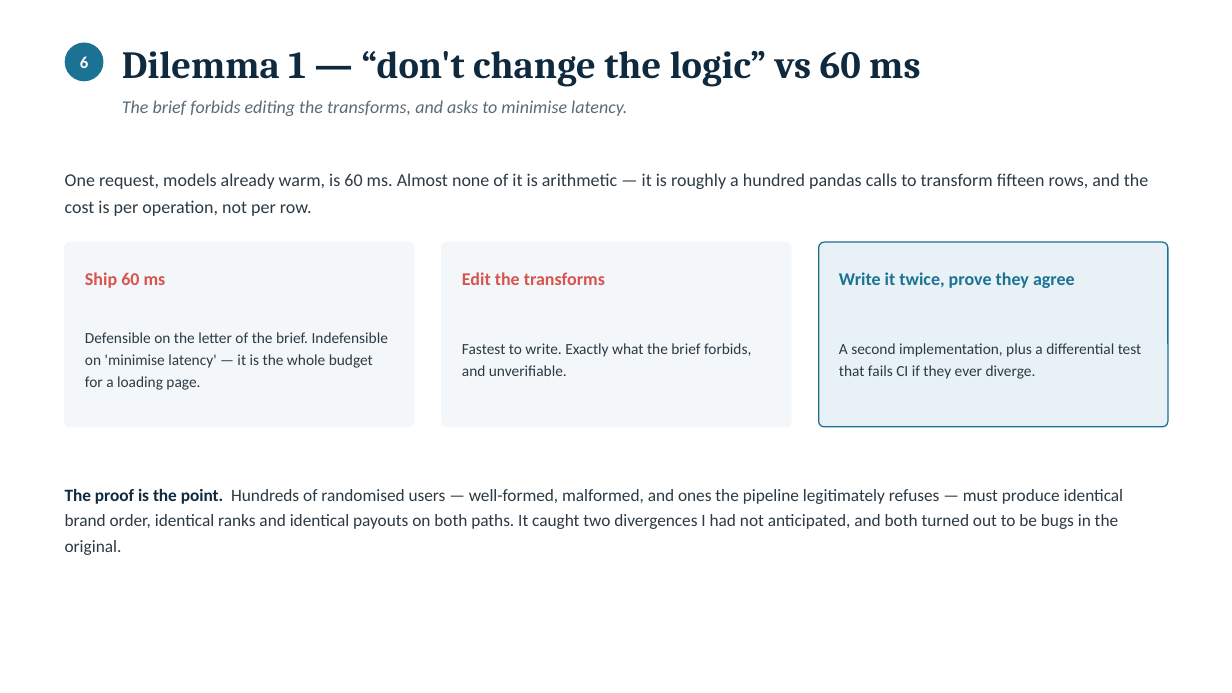
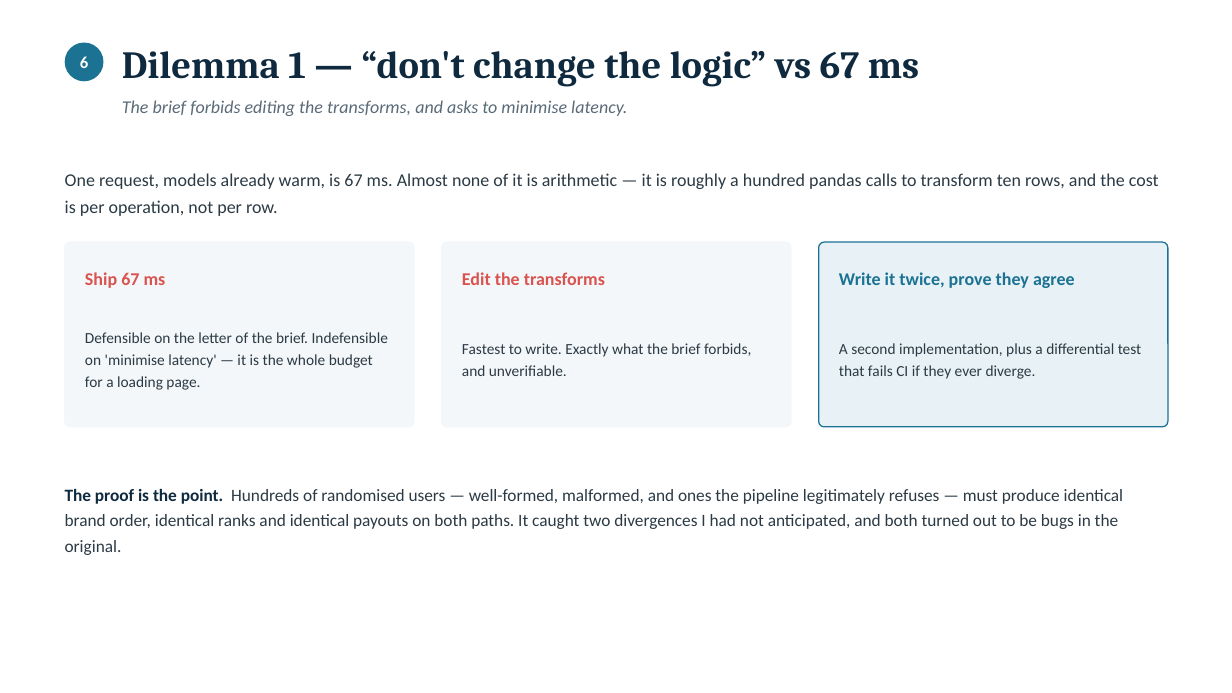
Before and after one commit to yonaoh10/Schemathics, a slide deck: slide 6 of docs/BL_ranking_part2.pptx. Drawn at 1232x693 pixels with LibreOffice and Linux fonts; fonts in the diff are those of the drawing. Boxes give left, top, right and bottom in pixels: in the first picture for what was removed or moved away, otherwise in the second. Text is boxed around its words. In the diff, an @@ line names an element or a change of style, - is before the commit and + after.

```diff
--- a/docs/BL_ranking_part2.pptx
+++ b/docs/BL_ranking_part2.pptx
@@ text at (x1=122, y1=51, x2=919, y2=87): text changed @@
-Dilemma 1 — “don't change the logic” vs 60 ms
+Dilemma 1 — “don't change the logic” vs 67 ms
@@ text at (x1=65, y1=173, x2=1159, y2=216): text changed @@
-One request, models already warm, is 60 ms. Almost none of it is arithmetic — it is roughly a hundred pandas calls to transform fifteen rows, and the cost is per operation, not per row.
+One request, models already warm, is 67 ms. Almost none of it is arithmetic — it is roughly a hundred pandas calls to transform ten rows, and the cost is per operation, not per row.
@@ text at (x1=85, y1=272, x2=166, y2=288): text changed @@
-Ship 60 ms
+Ship 67 ms
```
Also in this commit, not shown: 8 other slides changed, 10 other files.
